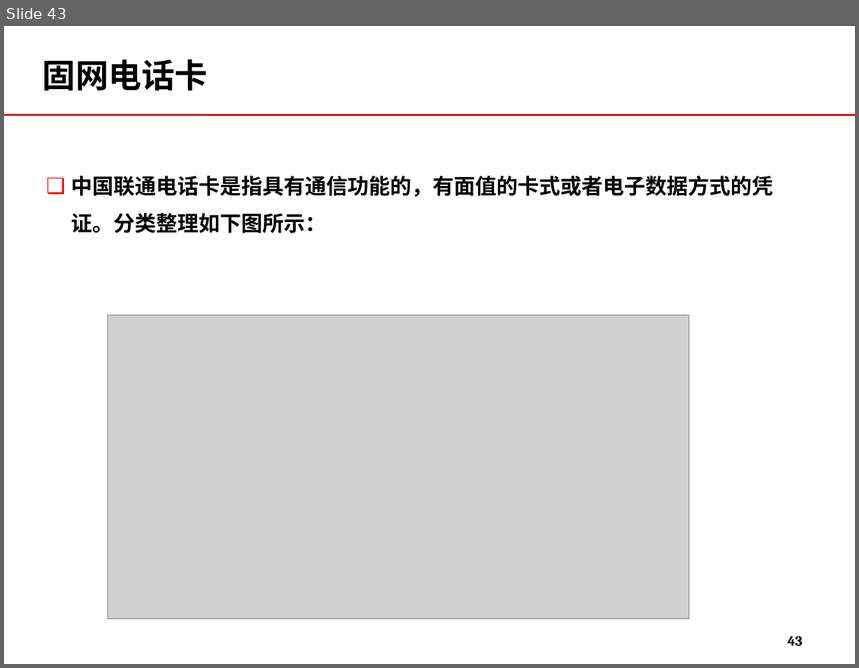
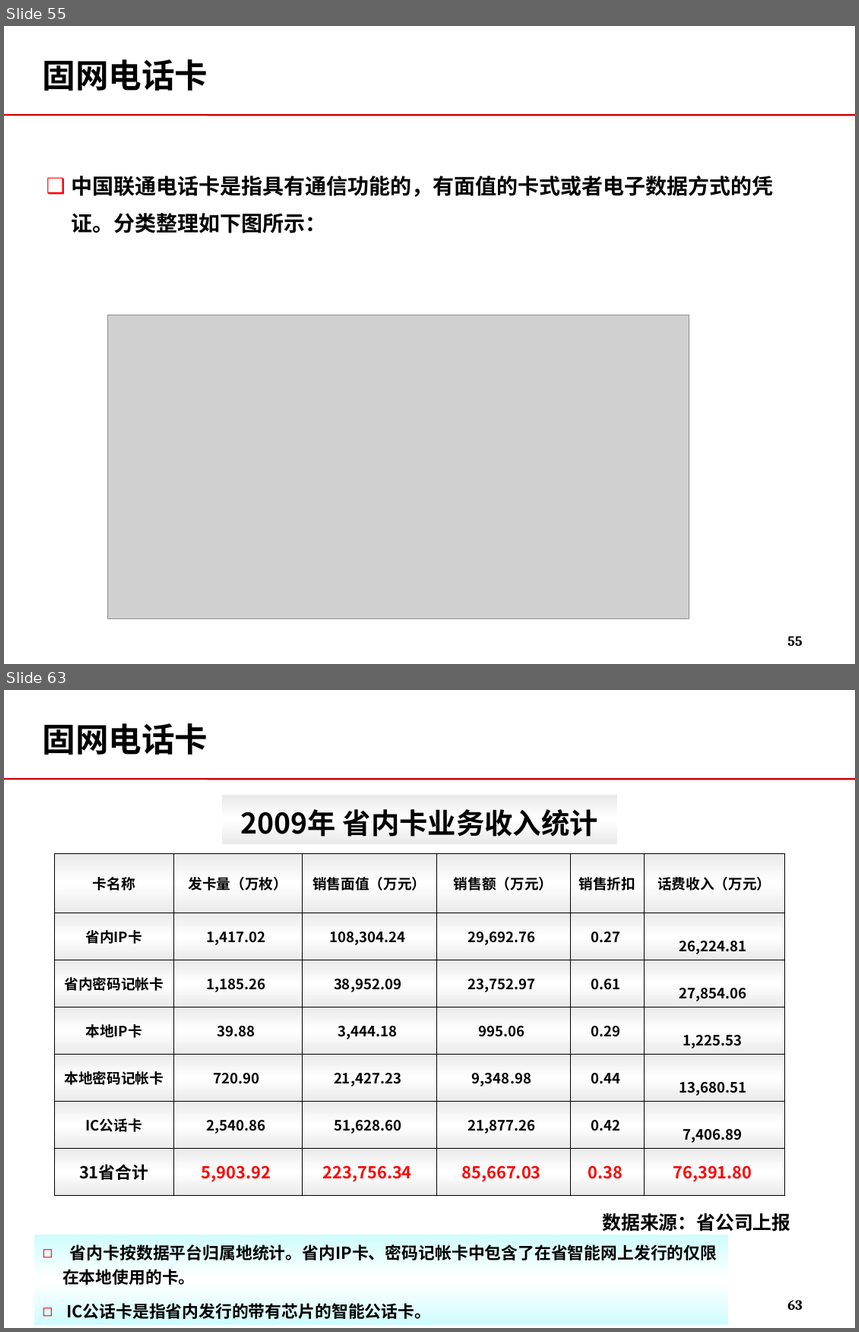
Before and after one commit to momo1101/unicardsrch, a slide deck: 软课题文本/软课题-中国联通电信卡业务及策略研究.ppt. Shown one above the other, each under a label of ours: slide 43 before the commit, slides 55 and 63 after it; the slides between them are not shown. The pictures are 859x668 and 859x1332 pixels, drawn with LibreOffice and Linux fonts; fonts in the diff are those of the drawing; grey boxes stand for pictures; background and template pictures are left out. Boxes give left, top, right and bottom in pixels: in the first picture for what was removed or moved away, otherwise in the second. Text is boxed around its words. In the diff, an @@ line names an element or a change of style, - is before the commit and + after.

Commit message:
2011.4.13与李处、于睿、兴业讨论后修改的版本。尚无兴业提交内容及固网卡修改

```diff
--- a/软课题文本/软课题-中国联通电信卡业务及策略研究.ppt
+++ b/软课题文本/软课题-中国联通电信卡业务及策略研究.ppt
@@ slide 63 added at (4, 690, 855, 1328), background #FFFFFF; not listed: 1 template element that a slide beside it also shows @@
@@ title added at (43, 723, 208, 755), 28 pt, text #000000, bold @@
+固网电话卡
@@ rectangle added at (222, 795, 618, 844), fill gradient #EAEAEA to #FFFFFF, 24 pt, text #000000, bold @@
+2009年 省内卡业务收入统计
@@ table added at (54, 854, 784, 1196), 7 rows, 6 columns @@
+卡名称 | 发卡量（万枚） | 销售面值（万元） | 销售额（万元） | 销售折扣 | 话费收入（万元）
+省内IP卡 | 1,417.02 | 108,304.24 | 29,692.76 | 0.27 | 26,224.81
+省内密码记帐卡 | 1,185.26 | 38,952.09 | 23,752.97 | 0.61 | 27,854.06
+本地IP卡 | 39.88 | 3,444.18 | 995.06 | 0.29 | 1,225.53
+本地密码记帐卡 | 720.90 | 21,427.23 | 9,348.98 | 0.44 | 13,680.51
+IC公话卡 | 2,540.86 | 51,628.60 | 21,877.26 | 0.42 | 7,406.89
+31省合计 | 5,903.92 | 223,756.34 | 85,667.03 | 0.38 | 76,391.80
@@ text added at (602, 1214, 791, 1232), 16 pt, text #000000, bold @@
+数据来源：省公司上报
@@ rectangle added at (34, 1235, 728, 1325), fill gradient #CFFCFD to #FFFFFF, 14 pt, text #000000, bold @@
+◻ 省内卡按数据平台归属地统计。省内IP卡、密码记帐卡中包含了在省智能网上发行的仅限在本地使用的卡。
+◻ IC公话卡是指省内发行的带有芯片的智能公话卡。
@@ page number added at (788, 1300, 802, 1310), 12 pt, text #000000, bold @@
+63
@@ what was slide 43 is now slide 55 @@
@@ page number at (788, 636, 802, 646): text changed @@
-43
+55
```
Also in this commit, not shown: 20 slides changed, 21 other slides added, 1 slide removed.
